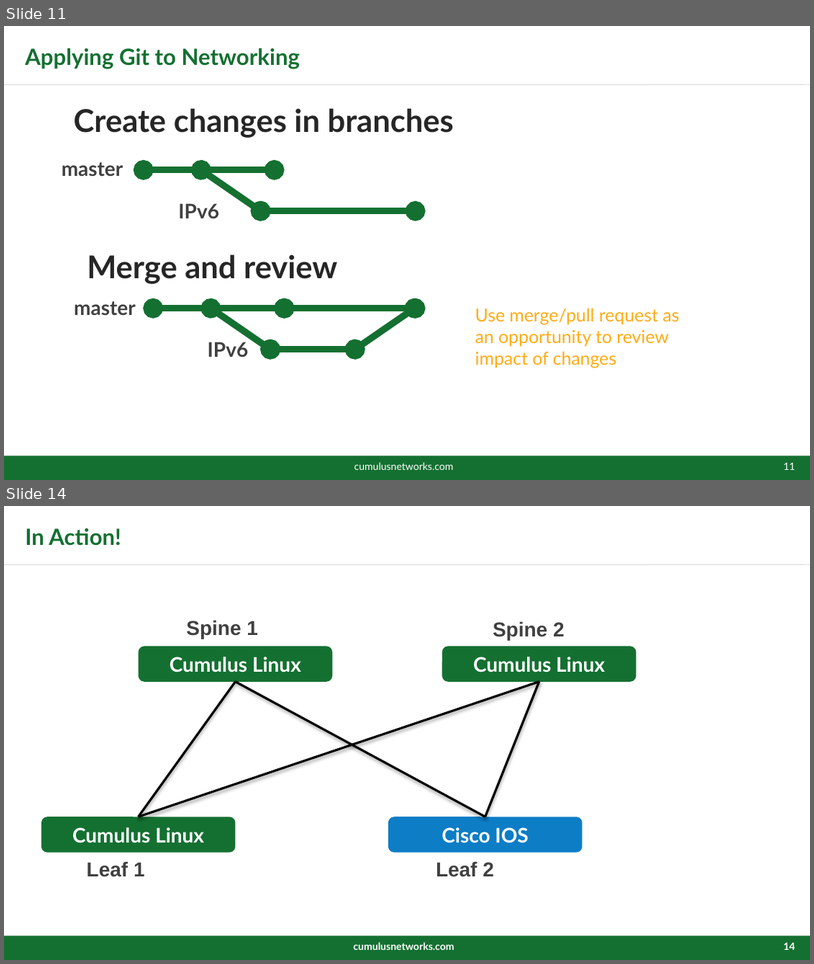
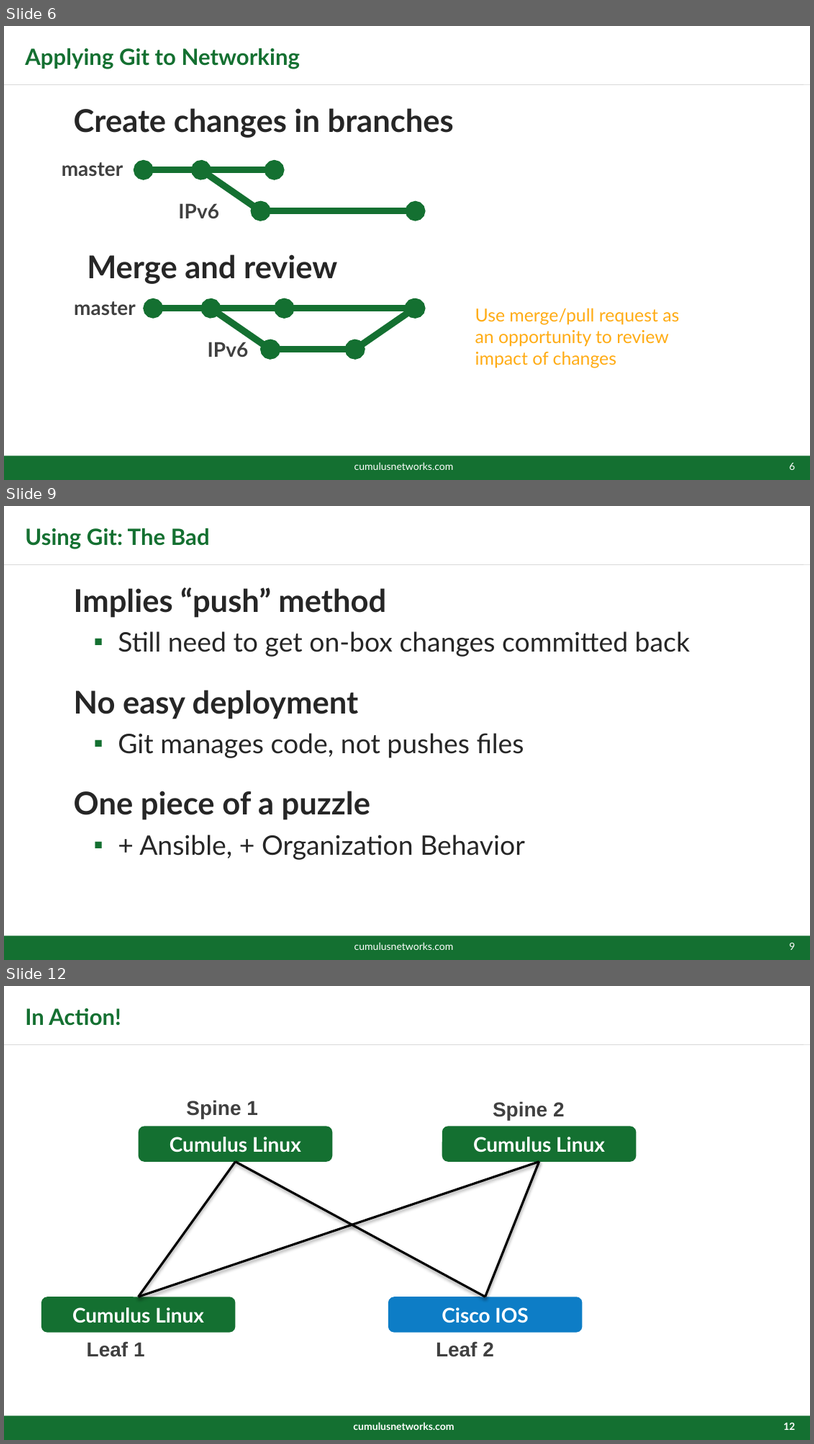
Before and after one commit to plumbis/devopsdays15, a slide deck: DevOps15.pptx. Shown one above the other, each under a label of ours: slides 11 and 14 before the commit, slides 6, 9 and 12 after it; the slides between them are not shown. The pictures are 814x964 and 814x1444 pixels, drawn with LibreOffice and Linux fonts; fonts in the diff are those of the drawing; background and template pictures are left out. Boxes give left, top, right and bottom in pixels: in the first picture for what was removed or moved away, otherwise in the second. Text is boxed around its words. In the diff, an @@ line names an element or a change of style, - is before the commit and + after.

```diff
--- a/DevOps15.pptx
+++ b/DevOps15.pptx
@@ slide 9 added at (4,506,810,960), background #FFFFFF; not listed: 2 template elements that a slide beside it also shows @@
@@ title added at (25,528,210,549), 20 pt, text #147031, bold @@
+Using Git: The Bad
@@ text added at (74,587,690,860), 24 pt, text #262626 @@
+▪ Implies “push” method
+  ▪ Still need to get on-box changes committed back
+▪ No easy deployment
+  ▪ Git manages code, not pushes files
+▪ One piece of a puzzle
+  ▪ + Ansible, + Organization Behavior
@@ text added at (355,942,454,950), 9 pt, text #FFFFFF @@
+cumulusnetworks.com
@@ page number added at (790,942,795,950), 9 pt, text #FFFFFF @@
+9
@@ what was slide 11 is now slide 6 @@
@@ page number at (790,462,795,470): text changed @@
-11
+6
@@ what was slide 14 is now slide 12 @@
@@ page number at (784,1422,795,1430): text changed @@
-14
+12
```
Also in this commit, not shown: 5 slides changed, 4 other slides added, 2 slides removed.
